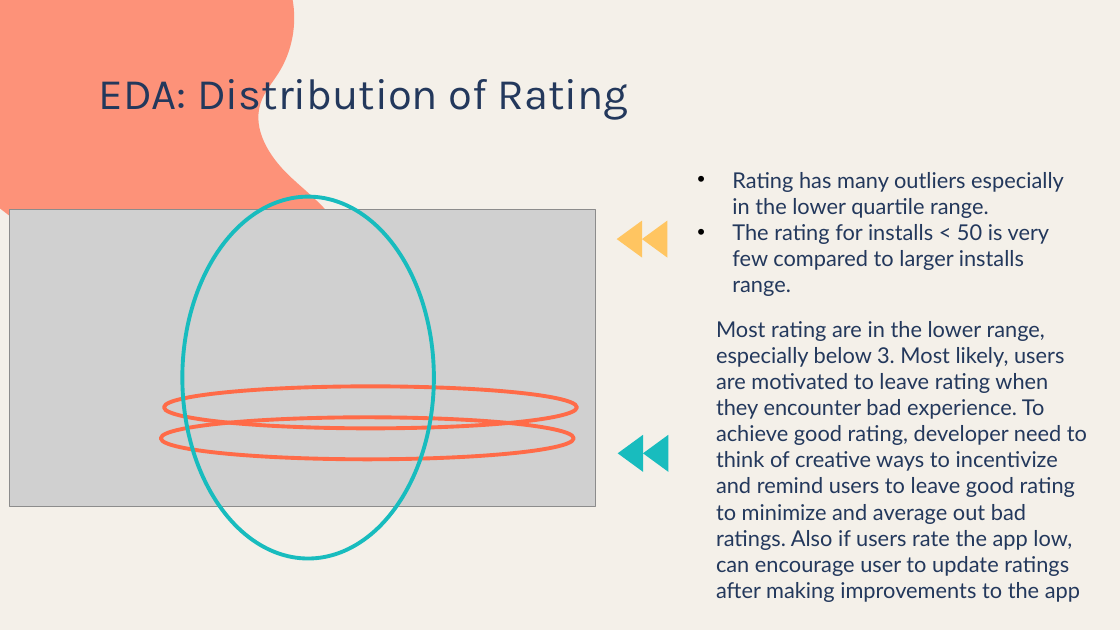
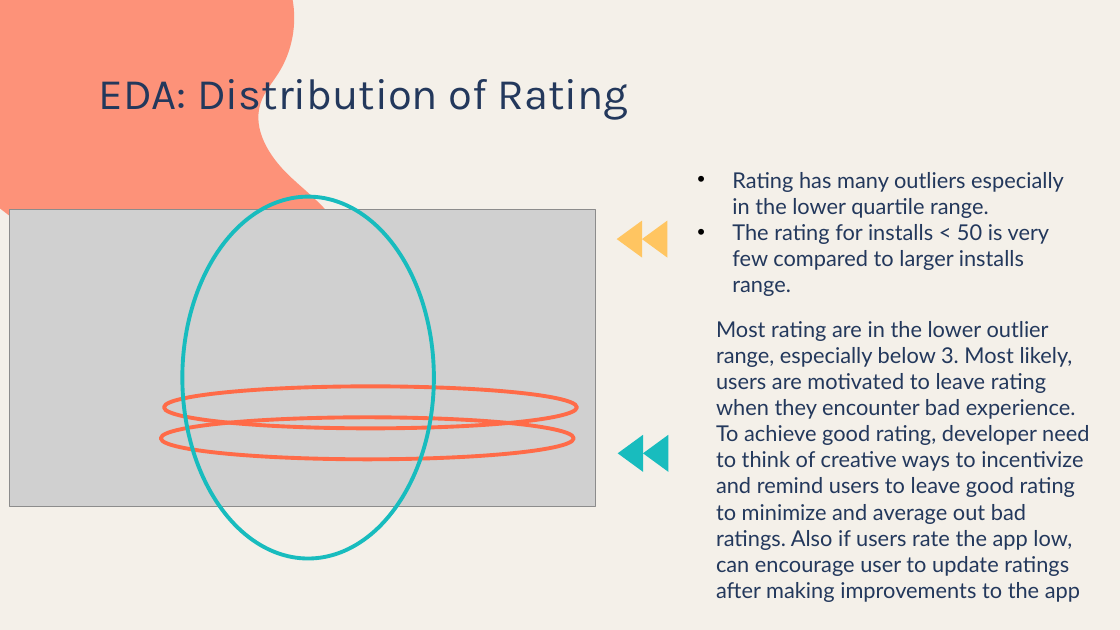
Before and after one commit to LiyanaRoslie/google-apps-ml, a slide deck: slide 7 of Final_Presentation.pptx. Drawn at 1120x630 pixels with LibreOffice and Linux fonts; fonts in the diff are those of the drawing; grey boxes stand for pictures. Boxes give left, top, right and bottom in pixels: in the first picture for what was removed or moved away, otherwise in the second. Text is boxed around its words. In the diff, an @@ line names an element or a change of style, - is before the commit and + after.

```diff
--- a/Final_Presentation.pptx
+++ b/Final_Presentation.pptx
@@ text at bbox=[716, 321, 1089, 602]: text changed @@
-Most rating are in the lower range, especially below 3. Most likely, users are motivated to leave rating when they encounter bad experience. To achieve good rating, developer need to think of creative ways to incentivize and remind users to leave good rating to minimize and average out bad ratings. Also if users rate the app low, can encourage user to update ratings after making improvements to the app
+Most rating are in the lower outlier range, especially below 3. Most likely, users are motivated to leave rating when they encounter bad experience. To achieve good rating, developer need to think of creative ways to incentivize and remind users to leave good rating to minimize and average out bad ratings. Also if users rate the app low, can encourage user to update ratings after making improvements to the app
```
Also in this commit, not shown: 2 other slides changed, 1 slide added, 1 other file.
